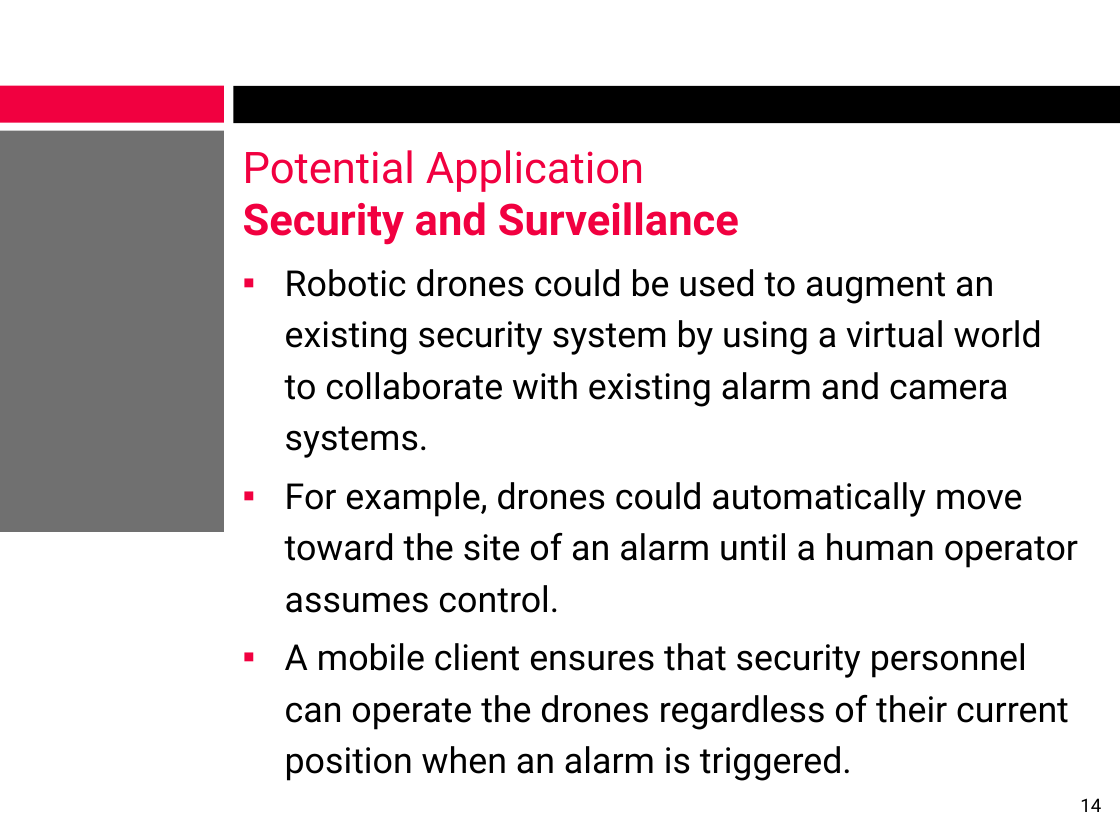
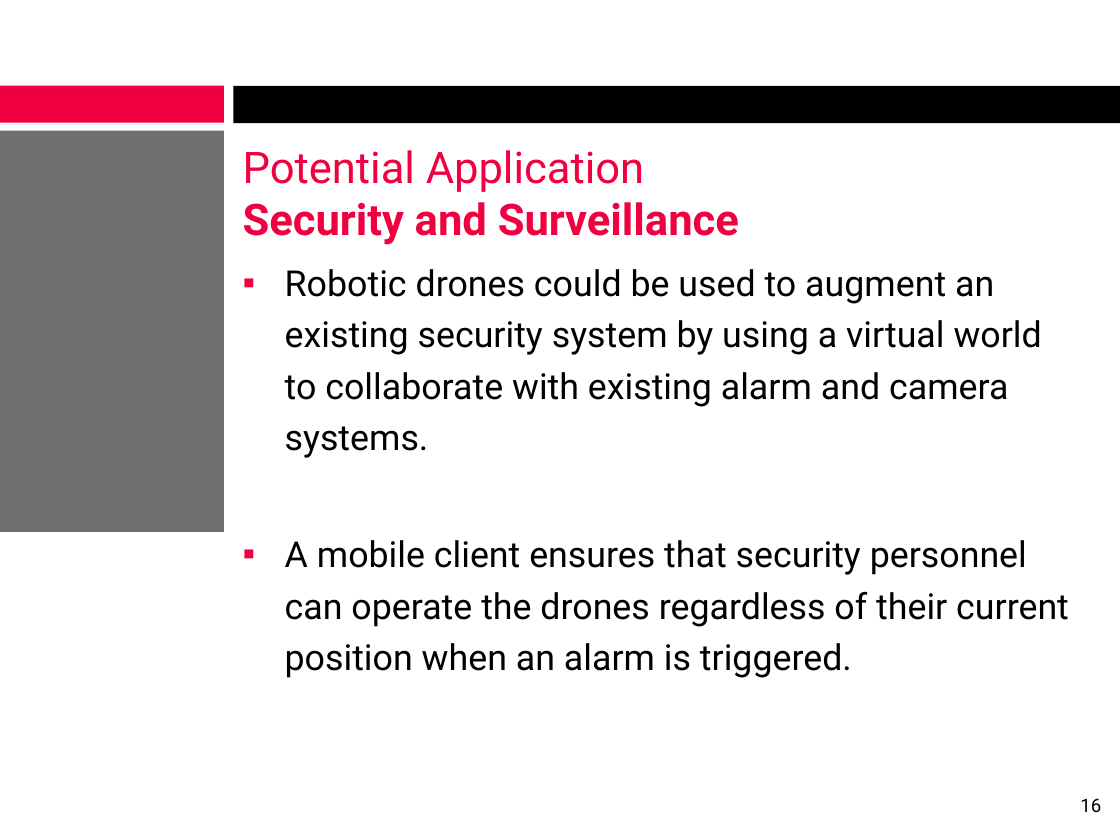
Before and after one commit to alexcraig/RoboWars, a slide deck: slide 16 of docs/presentation_slides/RoboWarsPresentation_AlexCraig.pptx (slide 14 before the commit). Drawn at 1120x840 pixels with LibreOffice and Linux fonts; fonts in the diff are those of the drawing; background and template pictures are left out. Boxes give left, top, right and bottom in pixels: in the first picture for what was removed or moved away, otherwise in the second. Text is boxed around its words. In the diff, an @@ line names an element or a change of style, - is before the commit and + after.

```diff
--- a/docs/presentation_slides/RoboWarsPresentation_AlexCraig.pptx
+++ b/docs/presentation_slides/RoboWarsPresentation_AlexCraig.pptx
@@ text at (285, 482, 1078, 613): paragraph removed @@
-▪ For example, drones could automatically move toward the site of an alarm until a human operator assumes control.
@@ page number at (1080, 798, 1101, 812): text changed @@
-14
+16
```
Also in this commit, not shown: 5 other slides changed, 2 slides added, 1 other file.
